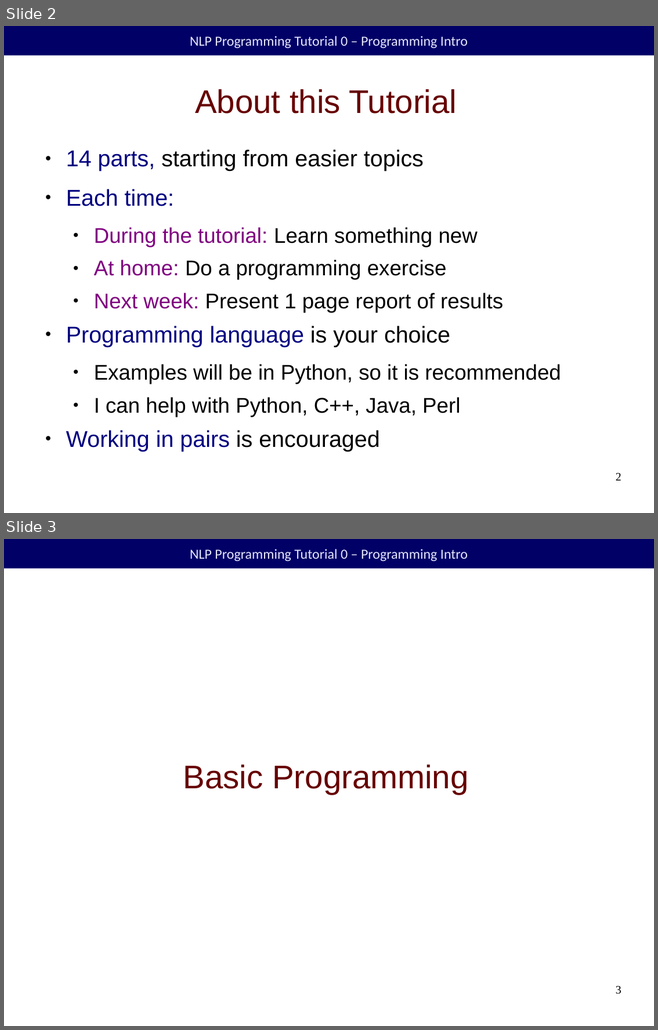
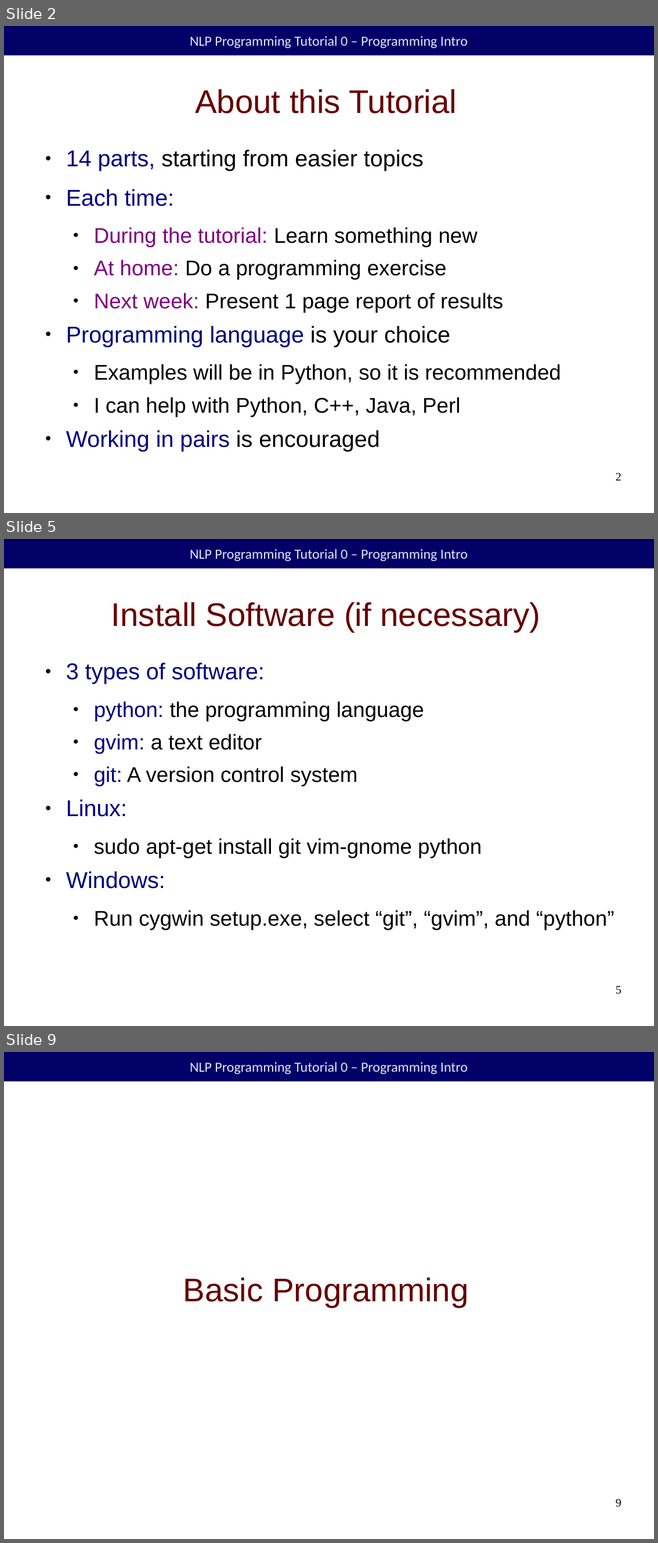
Before and after one commit to duffrind/nlppractice, a slide deck: 00-intro/nlp-programming-en-00-intro.odp. Shown one above the other, each under a label of ours: slides 2 and 3 before the commit, slides 2, 5 and 9 after it; the slides between them are not shown. The pictures are 658x1030 and 658x1543 pixels, drawn with LibreOffice and Linux fonts; fonts in the diff are those of the drawing; background and template pictures are left out. Boxes give left, top, right and bottom in pixels: in the first picture for what was removed or moved away, otherwise in the second. Text is boxed around its words. In the diff, an @@ line names an element or a change of style, - is before the commit and + after.

```diff
--- a/00-intro/nlp-programming-en-00-intro.odp
+++ b/00-intro/nlp-programming-en-00-intro.odp
@@ slide 5 added at (x1=4, y1=539, x2=654, y2=1026), background #FFFFFF; not listed: 1 template element that a slide beside it also shows @@
@@ title added at (x1=111, y1=602, x2=540, y2=632), 40 pt, text #660000 @@
+Install Software (if necessary)
@@ text added at (x1=66, y1=663, x2=614, y2=930), 26 pt, text #000000 @@
+● 3 types of software:
+  ● python: the programming language
+  ● gvim: a text editor
+  ● git: A version control system
+● Linux:
+  ● sudo apt-get install git vim-gnome python
+● Windows:
+  ● Run cygwin setup.exe, select “git”, “gvim”, and “python”
@@ page number added at (x1=615, y1=986, x2=621, y2=994), 14 pt, text #000000 @@
+5
@@ what was slide 3 is now slide 9 @@
@@ page number at (x1=615, y1=1499, x2=621, y2=1507): text changed @@
-3
+9
```
Also in this commit, not shown: 2 slides changed, 4 other slides added, 4 other files.
